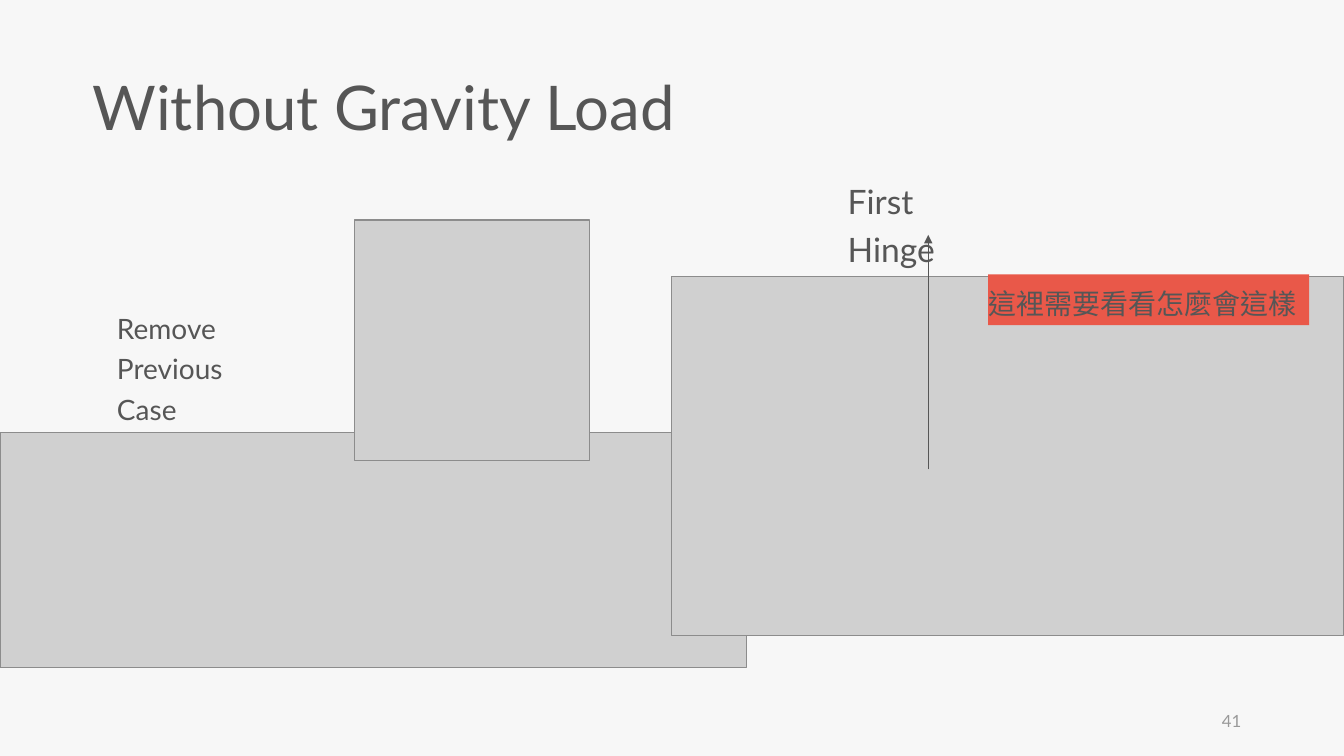
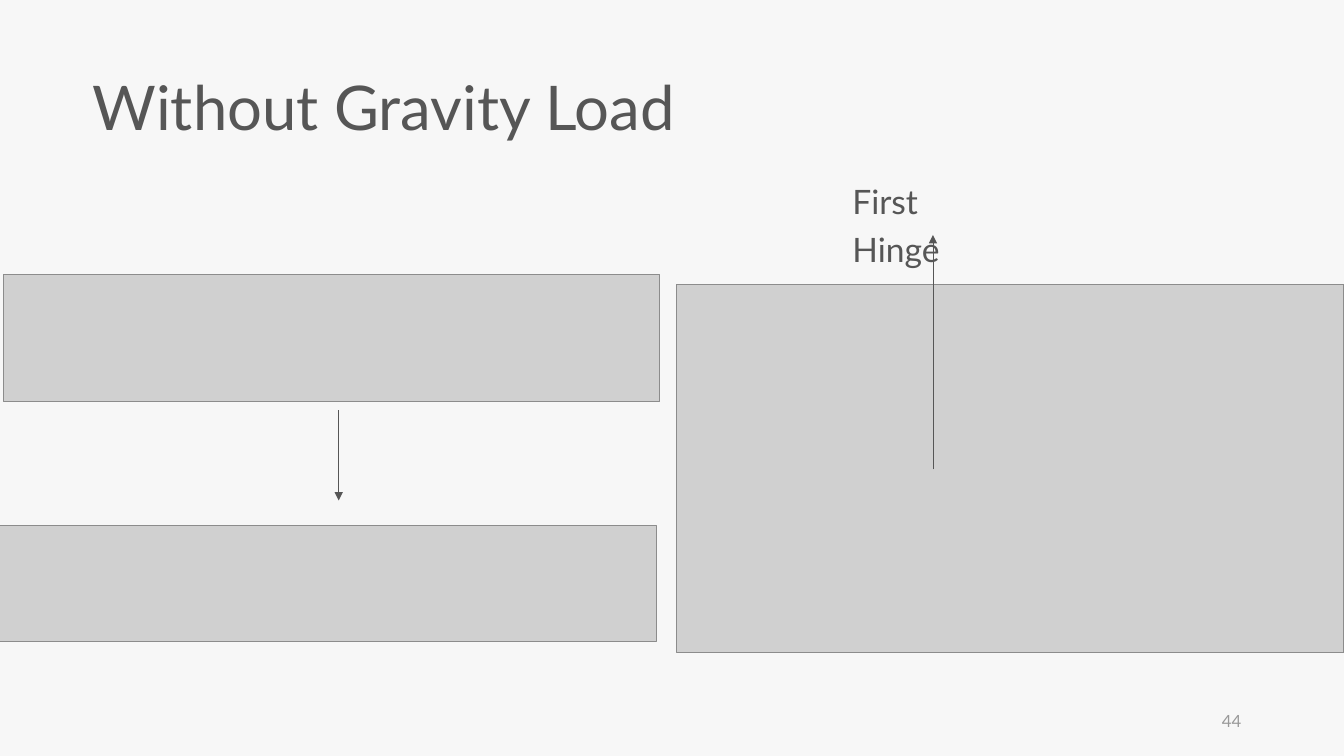
Before and after one commit to skyran1278/thesis, a slide deck: slide 44 of Meeting/20190523 Seminar/20190523 Seminar.pptx (slide 41 before the commit). Drawn at 1344x756 pixels with LibreOffice and Linux fonts; fonts in the diff are those of the drawing; grey boxes stand for pictures. Boxes give left, top, right and bottom in pixels: in the first picture for what was removed or moved away, otherwise in the second. Text is boxed around its words. In the diff, an @@ line names an element or a change of style, - is before the commit and + after.

```diff
--- a/Meeting/20190523 Seminar/20190523 Seminar.pptx
+++ b/Meeting/20190523 Seminar/20190523 Seminar.pptx
@@ text "First Hinge" moved from (x1=848, y1=189, x2=935, y2=269) to (x1=852, y1=189, x2=939, y2=269) @@
@@ picture removed at (x1=355, y1=220, x2=590, y2=460) @@
@@ arrow moved from (929, 470) - (929, 235) to (934, 470) - (934, 235) @@
@@ picture added at (x1=3, y1=274, x2=660, y2=402) @@
@@ picture resized from (x1=673, y1=276, x2=1344, y2=635) to (x1=677, y1=284, x2=1344, y2=652) @@
@@ rectangle removed at (x1=988, y1=274, x2=1310, y2=325) @@
-這裡需要看看怎麼會這樣
@@ text removed at (x1=117, y1=319, x2=223, y2=420) @@
-Remove
-Previous Case
@@ arrow added from (339, 410) to (339, 501), #565656 0.5 pt @@
@@ picture removed at (x1=0, y1=433, x2=747, y2=667) @@
@@ picture added at (x1=0, y1=525, x2=656, y2=641) @@
@@ page number at (x1=1222, y1=715, x2=1241, y2=727): text changed @@
-41
+44
```
Also in this commit, not shown: 18 other slides changed, 6 slides added, 3 slides removed.
